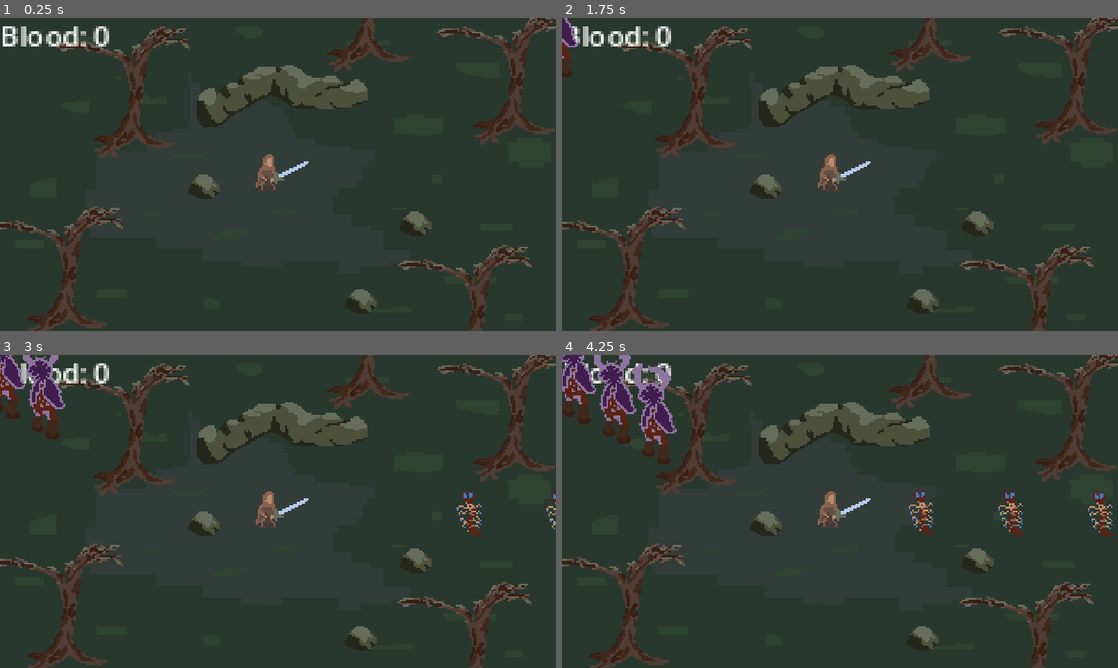
Above: before the commit, frames 1-4 (two rows, left to right).
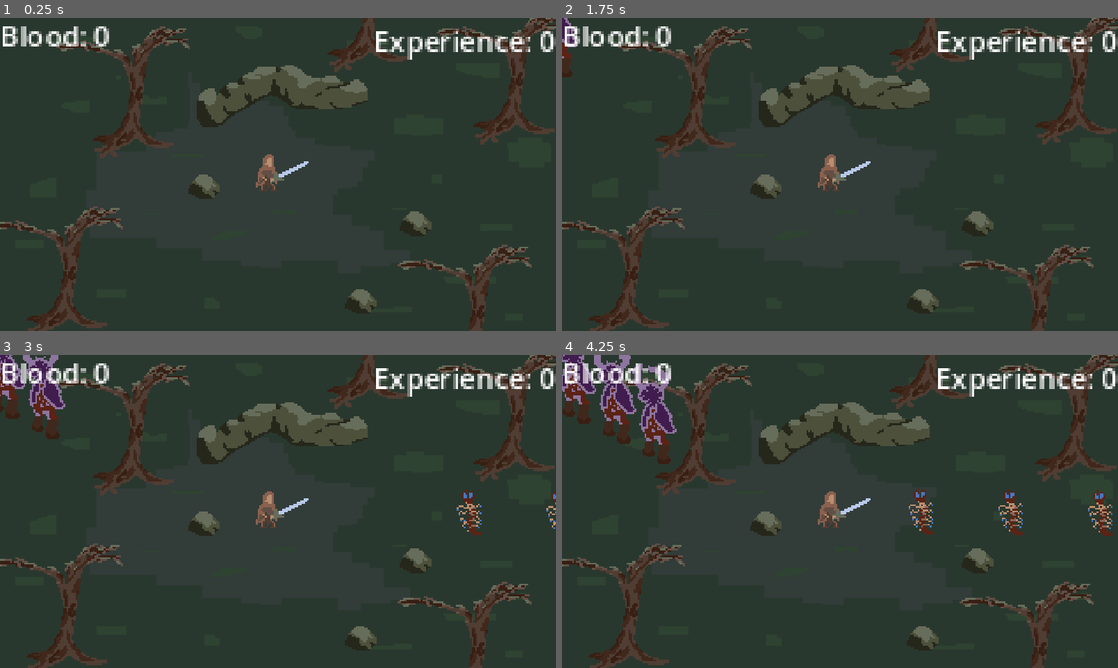
Above: after the commit, the same moments.

Repository: MrTrupen/vampires_idle
Game: Godot game, scene res://Scenes/main_scene.tscn
Same seed, same stepped clock (60 frames per second), same inputs: the game is played once before the commit and once after it. The engine's default icon, where the game draws it, is replaced by a stand-in: a white triangle on a blue panel in a dark square.
Inputs:
- Up to frame 1 (0.25 s): no input
- Up to frame 2 (1.75 s): tap Enter at 0.5 s; tap Space at 1.25 s
- Up to frame 3 (3 s): no input
- Up to frame 4 (4.25 s): no input

The runs differ from the first frame. In frame 1, 1.1% of the frame differs, in the area x 67-100%, y 3-14%; in frame 2, 1.2%; in frame 3, 1.3%; in frame 4, 1.5%, in the area x 0-100%, y 2-14%.
Error before the commit: Invalid assignment of property or key 'text' with value of type 'String' on a base object of type 'null instance'. (res://Scripts/main_manager.gd:24)

Commit message:
Small fixes to blood display

Diff:
--- a/Scenes/main_scene.tscn
+++ b/Scenes/main_scene.tscn
@@ -13,17 +13,6 @@
 [node name="Background" type="Sprite2D" parent="."]
 position = Vector2(2, 0)
 texture = ExtResource("1_cgas4")
-
-[node name="Blood_counter" type="Label" parent="Background"]
-anchors_preset = 10
-anchor_right = 1.0
-offset_left = -160.0
-offset_top = -90.0
-offset_right = -80.0
-offset_bottom = -67.0
-grow_horizontal = 2
-size_flags_horizontal = 0
-text = "Blood: xxx"
 
 [node name="Camera2D" type="Camera2D" parent="."]
 zoom = Vector2(3.65, 3.65)
@@ -46,3 +35,29 @@
 position = Vector2(-184, 89)
 monster_data = ExtResource("7_0j2qv")
 monster_template = ExtResource("2_y8684")
+
+[node name="GUI" type="Node2D" parent="."]
+
+[node name="Blood_counter" type="Label" parent="GUI"]
+anchors_preset = 10
+anchor_right = 1.0
+offset_left = -158.0
+offset_top = -90.0
+offset_right = -78.0
+offset_bottom = -67.0
+grow_horizontal = 2
+size_flags_horizontal = 0
+text = "Blood: xxx"
+
+[node name="Experience_counter" type="Label" parent="GUI"]
+anchors_preset = 1
+anchor_left = 1.0
+anchor_right = 1.0
+offset_left = 19.0
+offset_top = -87.0
+offset_right = 157.0
+offset_bottom = -64.0
+grow_horizontal = 0
+size_flags_horizontal = 0
+text = "Experience: xxxxx"
+horizontal_alignment = 2
--- a/Scripts/main_manager.gd
+++ b/Scripts/main_manager.gd
@@ -5,8 +5,8 @@
 var experience: int = 0
 
 @onready var hero: Area2D = get_node("/root/MainScene/Hero")
-@onready var blood_counter: Label = get_node("/root/MainScene/Background/Blood_counter")
-@onready var experience_counter: Label = get_node("/root/MainScene/Background/Experience_counter")
+@onready var blood_counter: Label = get_node("/root/MainScene/GUI/Blood_counter")
+@onready var experience_counter: Label = get_node("/root/MainScene/GUI/Experience_counter")
 
 
 func _ready():
